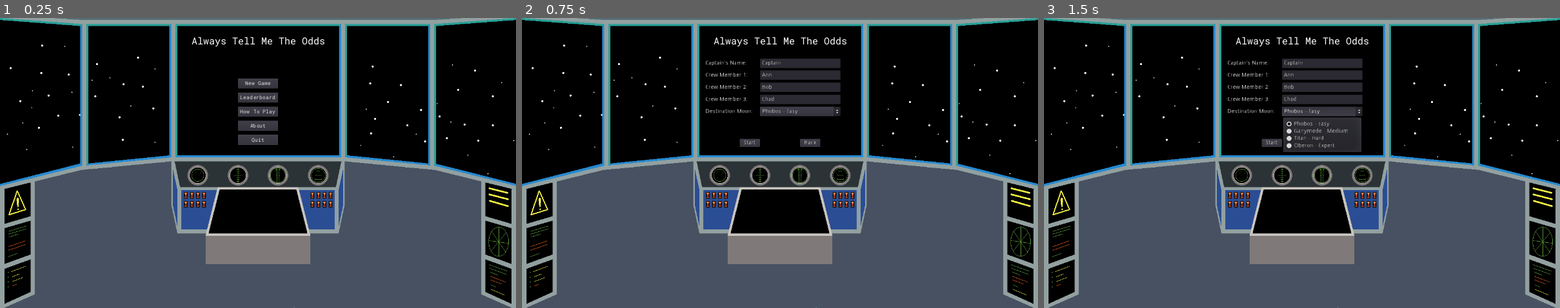
Above: before the commit, frames 1-3 (left to right).
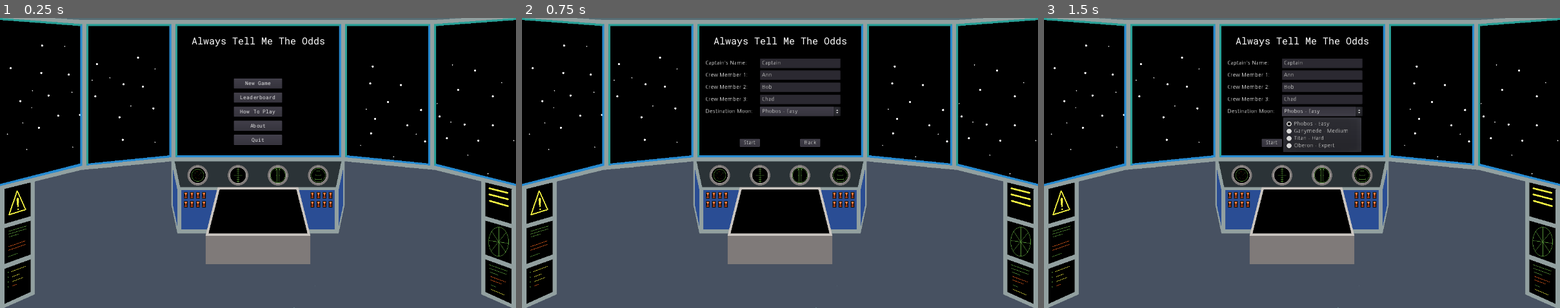
Above: after the commit, the same moments.

Repository: cparlette/alwaystellmetheodds
Game: Godot game, scene res://MainMenu.tscn
Two runs of this game, one before a commit and one after it. Both use one fixed random seed, a clock stepped at 60 frames per second and the inputs below.
Inputs:
- Up to frame 1 (0.25 s): no input
- Up to frame 2 (0.75 s): click "New Game" at 0.5 s
- Up to frame 3 (1.5 s): click "Phobos - Easy" at 1.25 s

The runs differ from the first frame. In frame 1, 0.3% of the frame differs, in the area x 45-55%, y 20-44%; in frame 2, nothing differs; in frame 3, nothing differs.
Error in both runs: Unable to iterate on object of type 'Nil'. (res://MainMenu.gd:84)

Commit message:
Resize main menu buttons

Diff:
--- a/MainMenu.tscn
+++ b/MainMenu.tscn
@@ -42,9 +42,9 @@
 }
 
 [node name="NewGame" type="Button" parent="NewGameMenu"]
-margin_left = 590.0
+margin_left = 580.0
 margin_top = 150.0
-margin_right = 690.0
+margin_right = 700.0
 margin_bottom = 175.0
 custom_fonts/font = ExtResource( 5 )
 text = "New Game"
@@ -53,9 +53,9 @@
 }
 
 [node name="Leaderboard" type="Button" parent="NewGameMenu"]
-margin_left = 590.0
+margin_left = 580.0
 margin_top = 185.0
-margin_right = 690.0
+margin_right = 700.0
 margin_bottom = 210.0
 custom_fonts/font = ExtResource( 5 )
 text = "Leaderboard"
@@ -64,9 +64,9 @@
 }
 
 [node name="HowToPlay" type="Button" parent="NewGameMenu"]
-margin_left = 590.0
+margin_left = 580.0
 margin_top = 220.0
-margin_right = 690.0
+margin_right = 700.0
 margin_bottom = 245.0
 custom_fonts/font = ExtResource( 5 )
 text = "How To Play"
@@ -75,9 +75,9 @@
 }
 
 [node name="About" type="Button" parent="NewGameMenu"]
-margin_left = 590.0
+margin_left = 580.0
 margin_top = 255.0
-margin_right = 690.0
+margin_right = 700.0
 margin_bottom = 280.0
 custom_fonts/font = ExtResource( 5 )
 text = "About"
@@ -86,9 +86,9 @@
 }
 
 [node name="Quit" type="Button" parent="NewGameMenu"]
-margin_left = 590.0
+margin_left = 580.0
 margin_top = 290.0
-margin_right = 690.0
+margin_right = 700.0
 margin_bottom = 315.0
 custom_fonts/font = ExtResource( 5 )
 text = "Quit"
